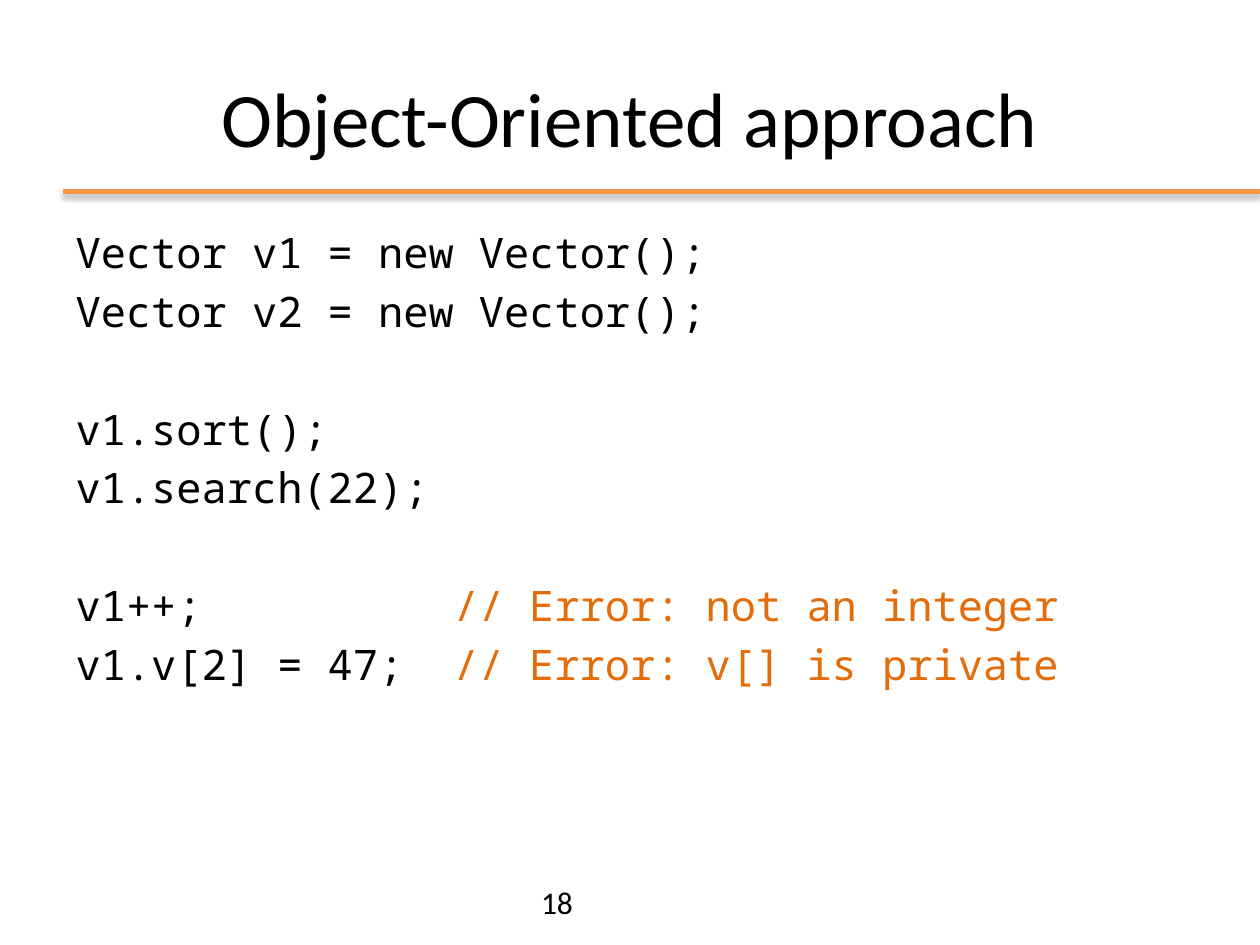
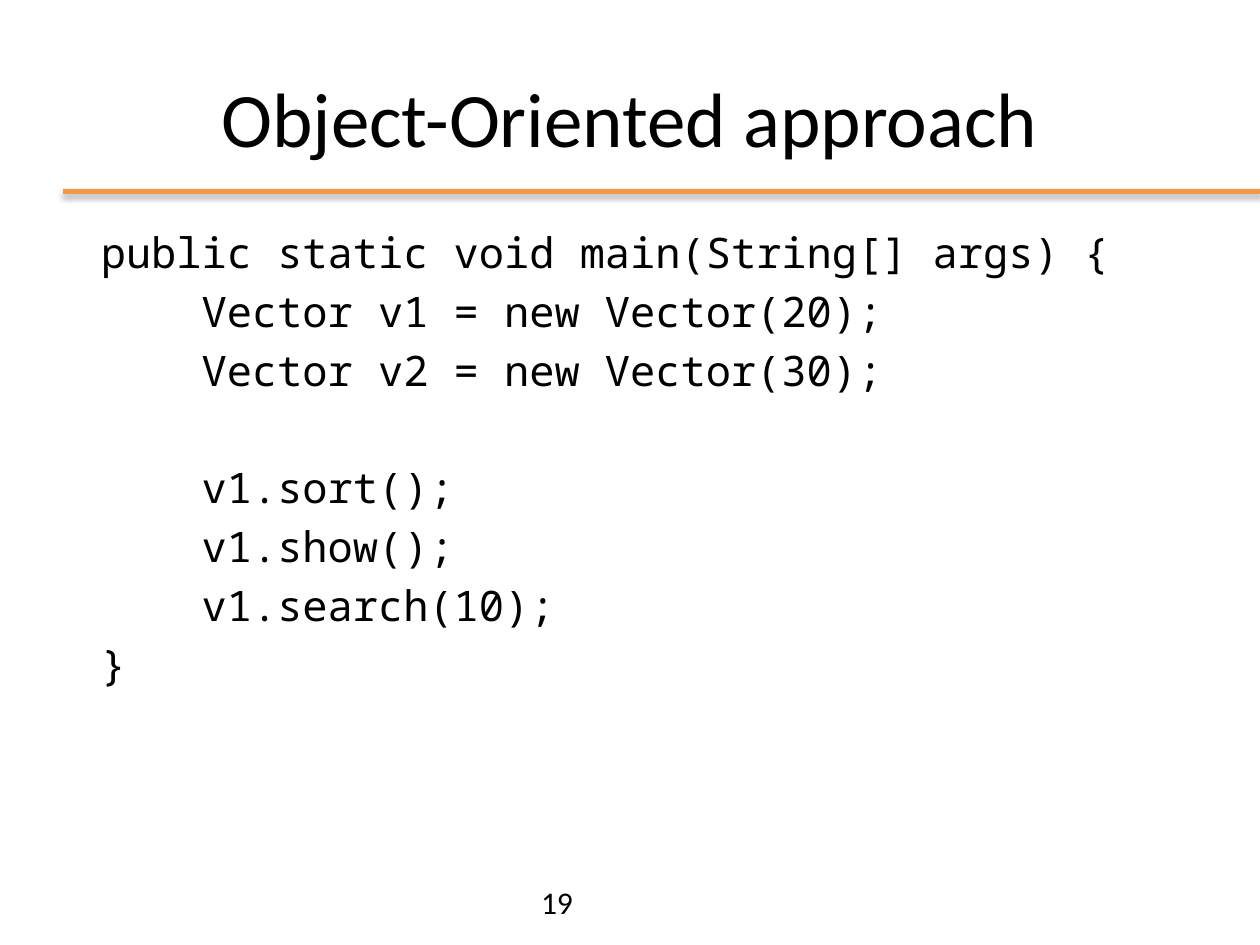
Before and after one commit to plctechnician/ooprogramming, a slide deck: slide 19 of java/slides/ppt/01 - Java From Functions to Objects.pptx (slide 18 before the commit). Drawn at 1260x945 pixels with LibreOffice and Linux fonts; fonts in the diff are those of the drawing; background and template pictures are left out. Boxes give left, top, right and bottom in pixels: in the first picture for what was removed or moved away, otherwise in the second. Text is boxed around its words. In the diff, an @@ line names an element or a change of style, - is before the commit and + after.

```diff
--- a/java/slides/ppt/01 - Java From Functions to Objects.pptx
+++ b/java/slides/ppt/01 - Java From Functions to Objects.pptx
@@ text at [101,236,1059,393]: text changed @@
-Vector v1 = new Vector();
-Vector v2 = new Vector();
+public static void main(String[] args) {
+Vector v1 = new Vector(20);
+Vector v2 = new Vector(30);
@@ text at [202,530,555,628]: text changed; text colour #E46C0A to #000000 @@
-v1.search(22);
-v1++; // Error: not an integer
-v1.v[2] = 47; // Error: v[] is private
+v1.show();
+v1.search(10);
+}
@@ page number at [541,893,573,914]: text changed @@
-18
+19
```
Also in this commit, not shown: 17 other slides changed, 3 slides added, 8 slides removed, 1 other file.
